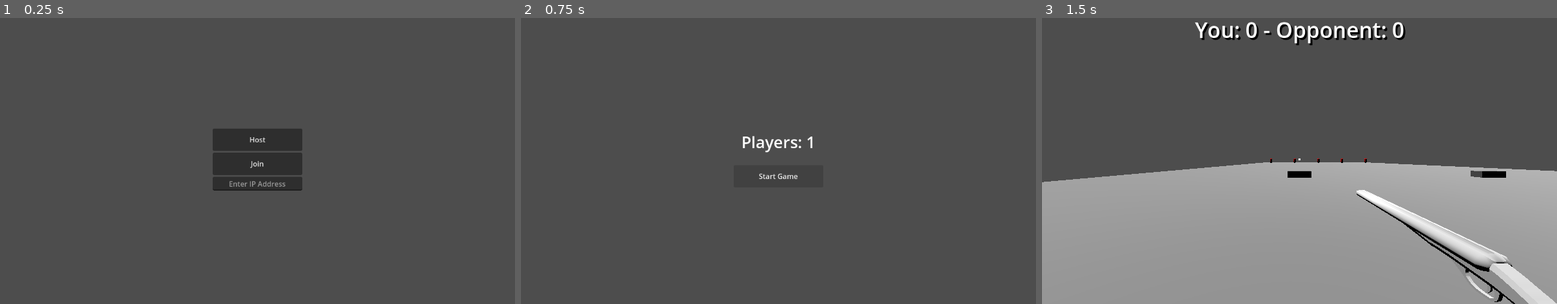
Above: before the commit, frames 1-3 (left to right).
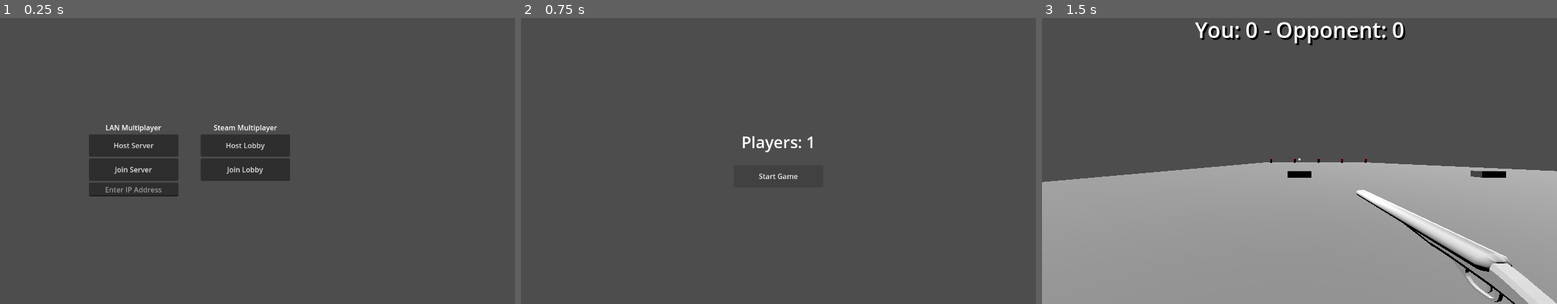
Above: after the commit, the same moments.

Repository: NickBaren101/multiplayer-prototype
Game: Godot game, scene res://Scenes/Multiplayer/network_ui.tscn
Two runs of this game, one before a commit and one after it. Both use one fixed random seed, a clock stepped at 60 frames per second and the inputs below.
Inputs (mouse positions are in pixels of both pictures, inside the frame that each line leads up to):
- Up to frame 1 (0.25 s): no input
- Up to frame 2 (0.75 s): click (778, 138) at 0.5 s, where only the run before the commit has a clickable "Host"
- Up to frame 3 (1.5 s): click "Start Game" at 1.25 s

The runs differ from the first frame. In frame 1, 5.6% of the frame differs, in the area x 17-59%, y 37-63%; in frame 2, nothing differs; in frame 3, nothing differs.

Commit message:
updated ui

Diff:
--- a/Scenes/Multiplayer/network_ui.tscn
+++ b/Scenes/Multiplayer/network_ui.tscn
@@ -11,34 +11,71 @@
 grow_vertical = 2
 script = ExtResource("1_2i7m4")
 
-[node name="VBoxContainer" type="VBoxContainer" parent="."]
+[node name="HBoxContainer" type="HBoxContainer" parent="."]
 layout_mode = 1
 anchors_preset = 8
 anchor_left = 0.5
 anchor_top = 0.5
 anchor_right = 0.5
 anchor_bottom = 0.5
-offset_left = -100.0
-offset_top = -52.0
-offset_right = 100.0
-offset_bottom = 52.0
+offset_left = -202.0
+offset_top = -69.5
+offset_right = 202.0
+offset_bottom = 69.5
 grow_horizontal = 2
 grow_vertical = 2
+theme_override_constants/separation = 50
 
-[node name="HostButton" type="Button" parent="VBoxContainer"]
+[node name="LANNetwork" type="VBoxContainer" parent="HBoxContainer"]
+layout_mode = 2
+
+[node name="Label" type="Label" parent="HBoxContainer/LANNetwork"]
+layout_mode = 2
+text = "LAN Multiplayer"
+horizontal_alignment = 1
+
+[node name="HostButton" type="Button" parent="HBoxContainer/LANNetwork"]
 custom_minimum_size = Vector2(200, 50)
 layout_mode = 2
-text = "Host"
+text = "Host Server"
 
-[node name="JoinButton" type="Button" parent="VBoxContainer"]
+[node name="JoinButton" type="Button" parent="HBoxContainer/LANNetwork"]
 custom_minimum_size = Vector2(200, 50)
 layout_mode = 2
-text = "Join"
+text = "Join Server"
 
-[node name="IPAddressEntry" type="LineEdit" parent="VBoxContainer"]
+[node name="IPAddressEntry" type="LineEdit" parent="HBoxContainer/LANNetwork"]
+unique_name_in_owner = true
 layout_mode = 2
 placeholder_text = "Enter IP Address"
 alignment = 1
 
-[connection signal="pressed" from="VBoxContainer/HostButton" to="." method="_on_host_button_pressed"]
-[connection signal="pressed" from="VBoxContainer/JoinButton" to="." method="_on_join_button_pressed"]
+[node name="HBoxContainer" type="HBoxContainer" parent="HBoxContainer"]
+layout_mode = 2
+
+[node name="SteamNetwork" type="VBoxContainer" parent="HBoxContainer/HBoxContainer"]
+layout_mode = 2
+
+[node name="Label" type="Label" parent="HBoxContainer/HBoxContainer/SteamNetwork"]
+layout_mode = 2
+text = "Steam Multiplayer"
+horizontal_alignment = 1
+
+[node name="HostButton" type="Button" parent="HBoxContainer/HBoxContainer/SteamNetwork"]
+custom_minimum_size = Vector2(200, 50)
+layout_mode = 2
+text = "Host Lobby"
+
+[node name="JoinButton" type="Button" parent="HBoxContainer/HBoxContainer/SteamNetwork"]
+custom_minimum_size = Vector2(200, 50)
+layout_mode = 2
+text = "Join Lobby"
+
+[node name="ScrollContainer" type="ScrollContainer" parent="HBoxContainer/HBoxContainer"]
+custom_minimum_size = Vector2(300, 0)
+layout_mode = 2
+
+[connection signal="pressed" from="HBoxContainer/LANNetwork/HostButton" to="." method="_on_host_button_pressed"]
+[connection signal="pressed" from="HBoxContainer/LANNetwork/JoinButton" to="." method="_on_join_button_pressed"]
+[connection signal="pressed" from="HBoxContainer/HBoxContainer/SteamNetwork/HostButton" to="." method="_on_host_button_pressed"]
+[connection signal="pressed" from="HBoxContainer/HBoxContainer/SteamNetwork/JoinButton" to="." method="_on_join_button_pressed"]
--- a/Scripts/Multiplayer/network_ui.gd
+++ b/Scripts/Multiplayer/network_ui.gd
@@ -1,6 +1,6 @@
 extends Control
 
-@onready var ip_address_entry: LineEdit = $VBoxContainer/IPAddressEntry
+@onready var ip_address_entry: LineEdit = %IPAddressEntry
 
 
 func _on_host_button_pressed() -> void:
--- a/project.godot
+++ b/project.godot
@@ -11,7 +11,7 @@
 [application]
 
 config/name="Multiplayer-Prototype"
-run/main_scene="uid://cynqr2d056rj8"
+run/main_scene="uid://7tr55q0bta6s"
 config/features=PackedStringArray("4.5", "GL Compatibility")
 config/icon="res://icon.svg"
 
Not shown: 1 places in Scenes/Multiplayer/network_ui.tscn that only renumber resources
